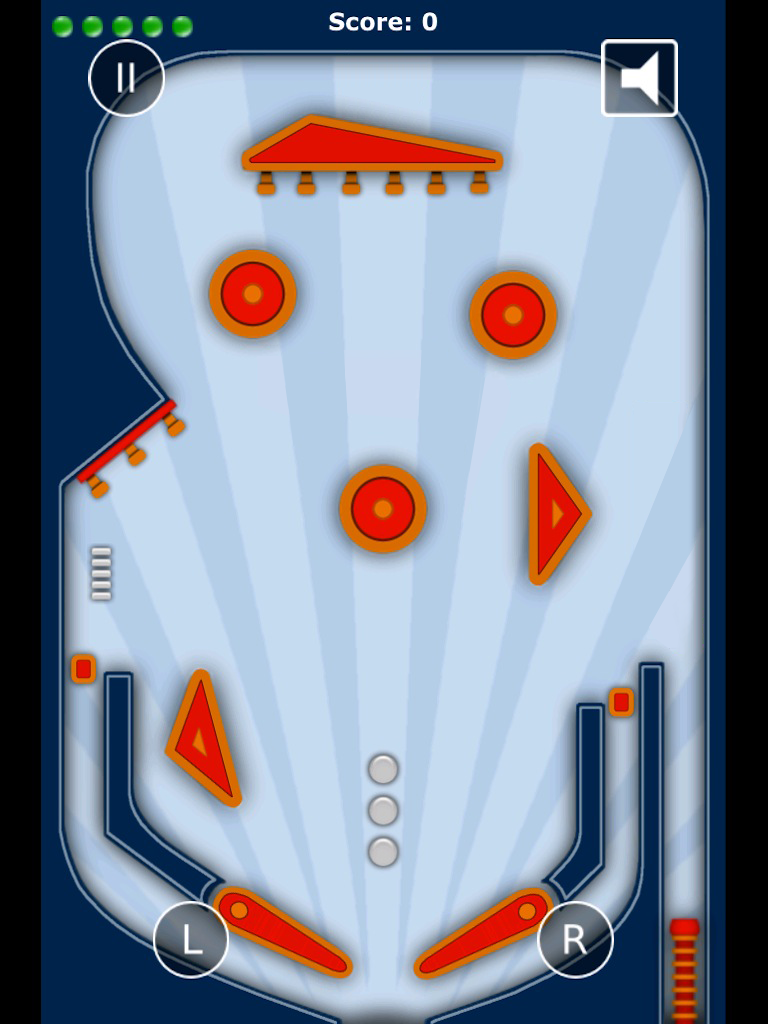
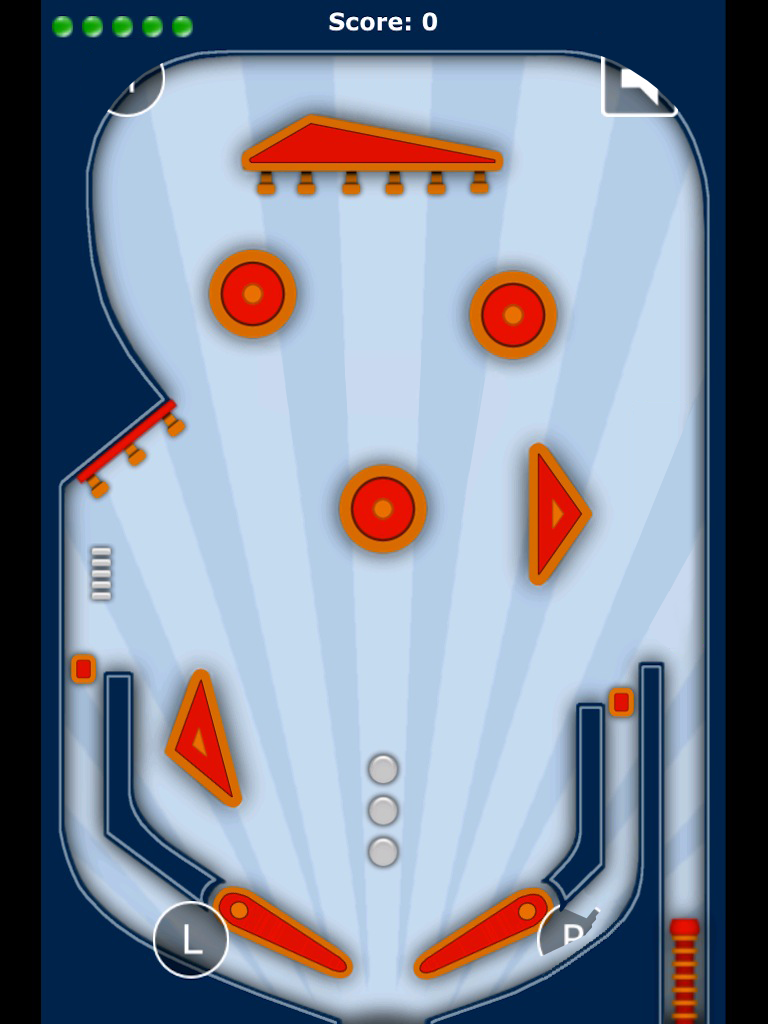
Revision of a layered 768 x 1024 image; what changed, layer by layer:
removed layer "Capa 1" over [81, 32, 688, 990]
added layer "Capa 3" above "BOTTOM" over [558, 897, 574, 912]
added layer "BOTTOM" above "Capa 4" over [541, 917, 627, 990]
added layer "Capa 4" above "Capa 6 copia 3" over [563, 887, 599, 919]
added layer "Capa 6 copia 3" above "Capa 2" over [535, 900, 624, 975]
added layer "Capa 2" above "BALL" over [81, 32, 688, 990]
